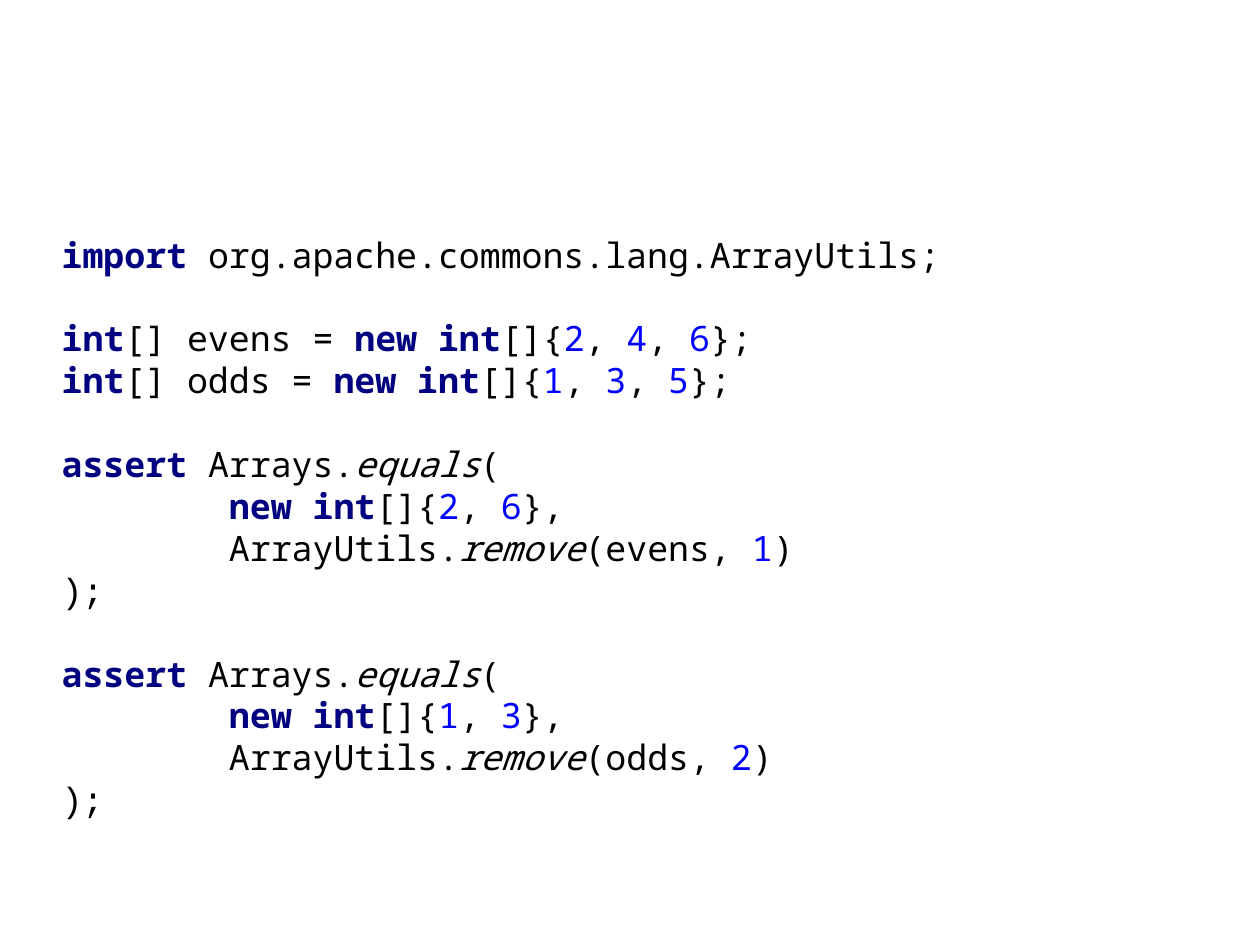
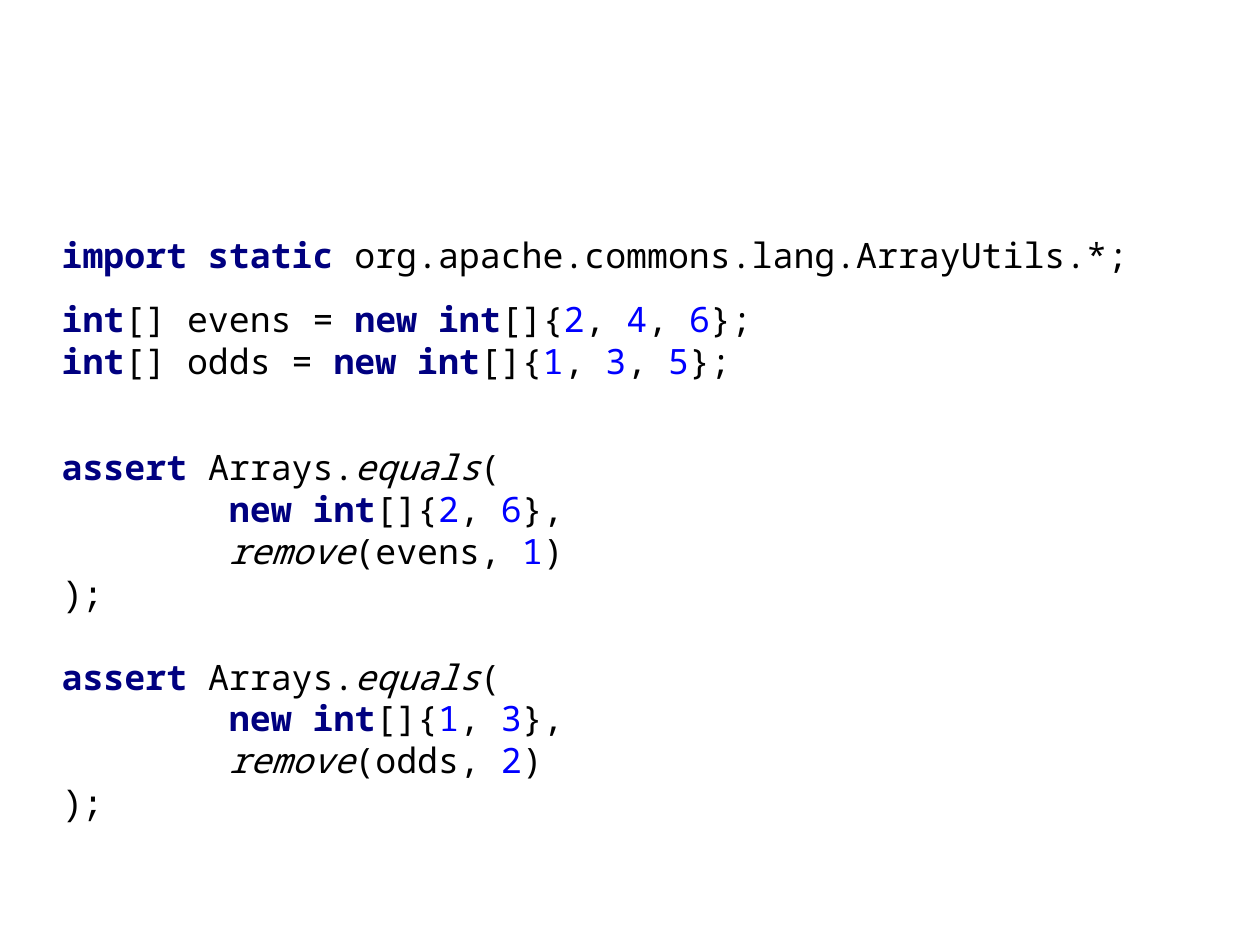
Before and after one commit to HamletDRC/presentations, a slide deck: slide 21 of javaboilerplatebusters/BoilerPlateBusters_33rdDegree.odp (slide 23 before the commit). Drawn at 1260x945 pixels with LibreOffice and Linux fonts; fonts in the diff are those of the drawing; background and template pictures are left out. Boxes give left, top, right and bottom in pixels: in the first picture for what was removed or moved away, otherwise in the second. Text is boxed around its words. In the diff, an @@ line names an element or a change of style, - is before the commit and + after.

```diff
--- a/javaboilerplatebusters/BoilerPlateBusters_33rdDegree.odp
+++ b/javaboilerplatebusters/BoilerPlateBusters_33rdDegree.odp
@@ subtitle at <box>62,241,1128,277</box>: text changed @@
-import org.apache.commons.lang.ArrayUtils;
+import static org.apache.commons.lang.ArrayUtils.*;
@@ subtitle at <box>62,305,752,380</box>: more space between paragraphs @@
@@ subtitle at <box>62,453,564,779</box>: text changed @@
-assert Arrays.equals(
-new int[]{2, 6},
-ArrayUtils.remove(evens, 1)
-);
-assert Arrays.equals(
-new int[]{1, 3},
-ArrayUtils.remove(odds, 2)
-);
+assert Arrays.equals(
+new int[]{2, 6},
+remove(evens, 1)
+);
+assert Arrays.equals(
+new int[]{1, 3},
+remove(odds, 2)
+);
```
Also in this commit, not shown: 29 other slides changed, 1 slide added, 2 slides removed.
